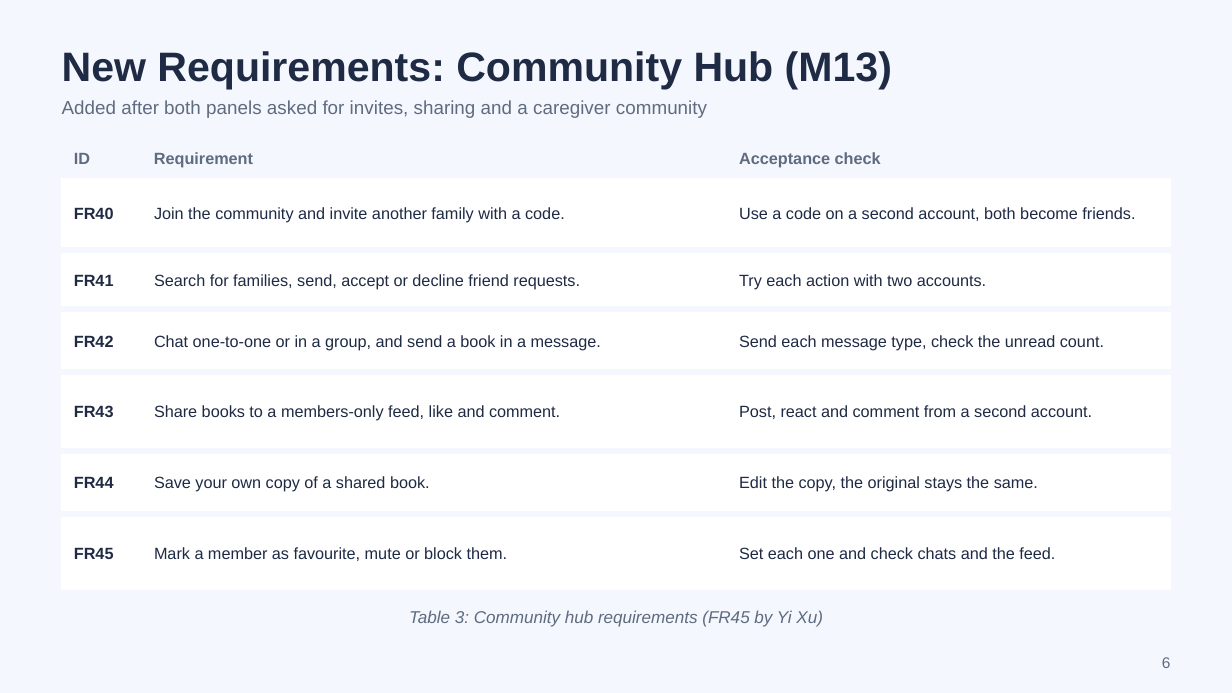
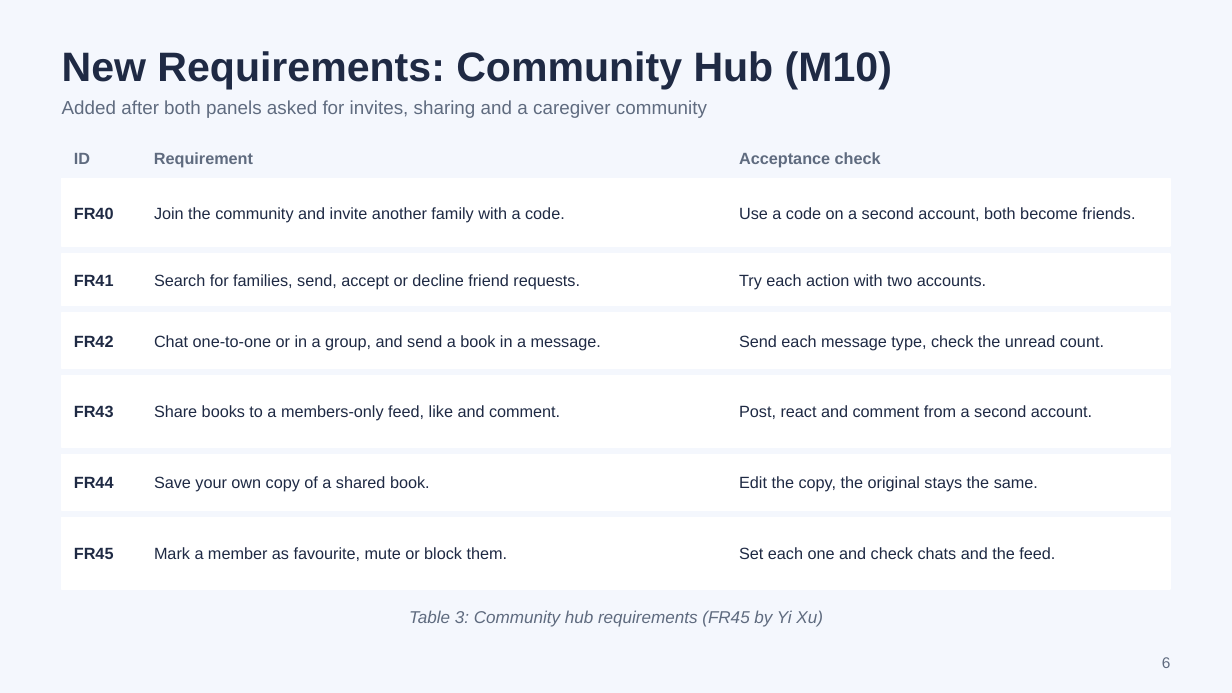
Before and after one commit to scz912/autism_audiobook, a slide deck: slide 6 of deliverables/Visual_Playlist_AP2_Progress.pptx. Drawn at 1232x693 pixels with LibreOffice and Linux fonts; fonts in the diff are those of the drawing. Boxes give left, top, right and bottom in pixels: in the first picture for what was removed or moved away, otherwise in the second. Text is boxed around its words. In the diff, an @@ line names an element or a change of style, - is before the commit and + after.

```diff
--- a/deliverables/Visual_Playlist_AP2_Progress.pptx
+++ b/deliverables/Visual_Playlist_AP2_Progress.pptx
@@ title at [62, 51, 892, 90]: text changed @@
-New Requirements: Community Hub (M13)
+New Requirements: Community Hub (M10)
```
Also in this commit, not shown: 8 other slides changed, 1 slide removed, 1 other file.
